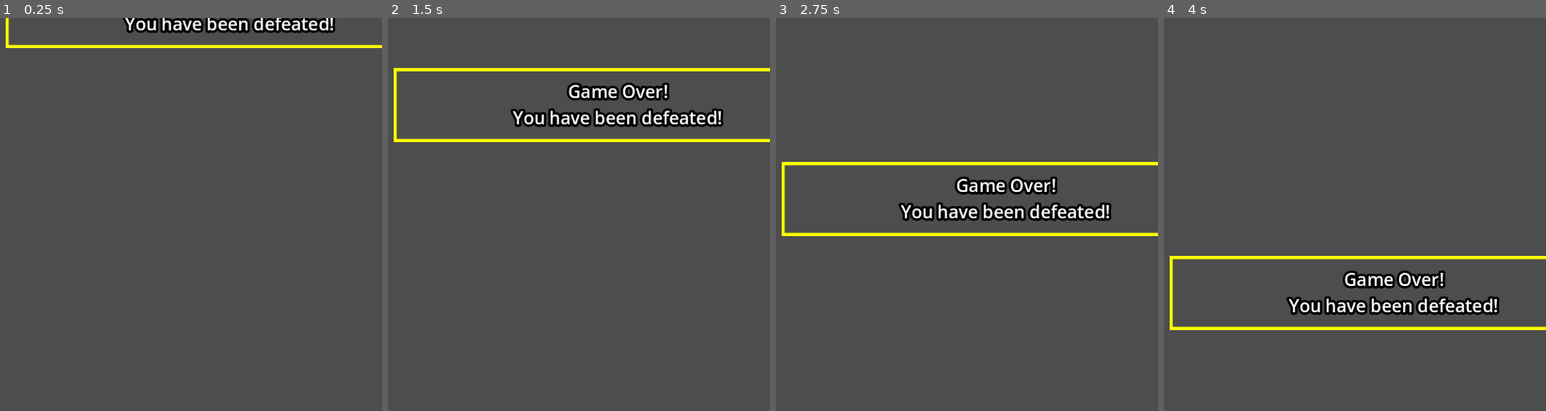
Above: before the commit, frames 1-4 (left to right).
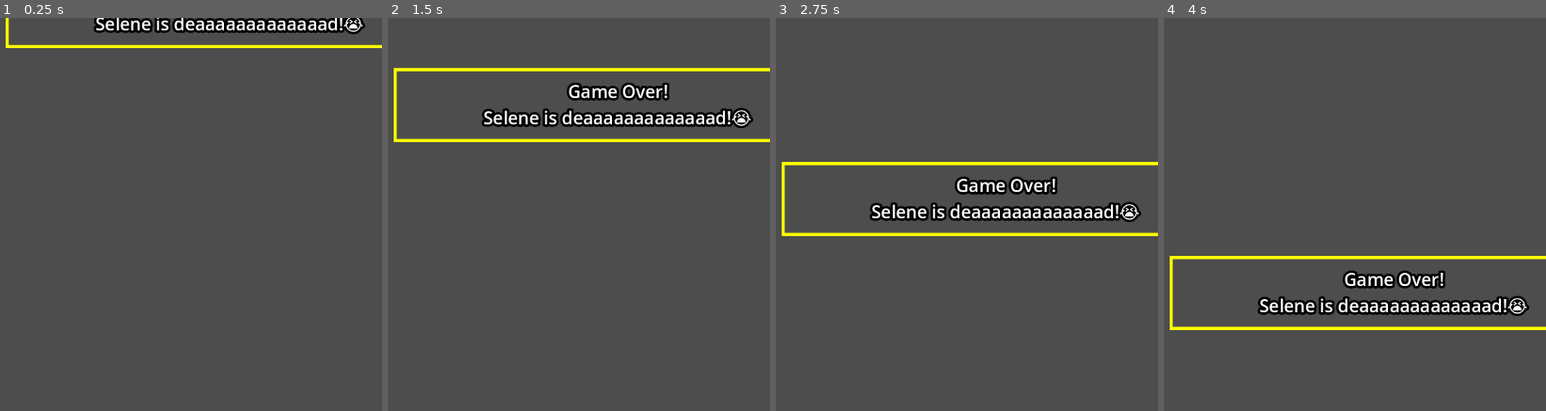
Above: after the commit, the same moments.

Repository: Abdullah-Ha00/the_fairy_orion
Game: Godot game, scene res://scenes/end_game/end_game.tscn
The game is run twice, just before and just after one commit, with the same random seed, the same clock (stepped at 60 frames per second) and the same inputs. This scene is started directly instead of the project's main scene.
Inputs:
- Up to frame 1 (0.25 s): no input
- Up to frame 2 (1.5 s): tap Enter (accept) at 0.5 s; hold Right (right) 0.53-1.28 s; hold Enter (accept) 0.53-1.28 s; tap Space (attach action) at 0.8, 1.35 s; hold Down (down) from 1.28 s (still down)
- Up to frame 3 (2.75 s): tap Enter (accept) at 1.55 s; release Down (down) at 2.03 s; hold Right (right) from 2.03 s (still down); hold Enter (accept) from 2.03 s (still down); tap Space (attach action) at 2.3 s
- Up to frame 4 (4 s): release Right (right) at 2.78 s; release Enter (accept) at 2.78 s; hold Up (up) 2.78-3.53 s; tap E (advance_dialogue) at 2.85 s; tap Enter (accept) at 3.05 s; hold Left (left) from 3.53 s (still down); hold Space (attach action) from 3.53 s (still down)

The runs differ from the first frame. In frame 1, 1.9% of the frame differs, in the area x 24-96%, y 0-5%; in frame 2, 2.1%; in frame 3, 2.1%; in frame 4, 2.2%, in the area x 24-96%, y 70-76%.

Commit message:
refactor code
refactor game logic

Diff:
--- a/globals/global_functions.gd
+++ b/globals/global_functions.gd
@@ -13,6 +13,7 @@
 var is_parrot_already_hit:bool
 var is_parrot_dialogues_finished:bool
 var is_monster_dialogues_finished:bool
+var dialogues_scene: PackedScene = preload("res://scenes/dialogues/dialogues.tscn")
 
 
 func check_arrow_buttons_collision(arrow:TextureRect):
--- a/globals/global_stats.gd
+++ b/globals/global_stats.gd
@@ -1,12 +1,9 @@
 extends Node
 var score:int
 var high_score:int
-var body_stats:Dictionary= {
-	"monster":{
-		"health":null,
-		"half-health":null,
-
-	}
-
-
-}
+var dialogues= ["reset","intro", "second_phase", "parrot_hurt"]
+var selected_dialogue:String
+var dead_body: Node
+var parrot_node:Node
+var fairy_node:Node
+var monster_node:Node
--- a/project.godot
+++ b/project.godot
@@ -25,7 +25,6 @@
 
 window/size/viewport_width=1200
 window/size/viewport_height=800
-window/size/mode=3
 window/stretch/scale_mode="integer"
 
 [input]
--- a/scenes/dialogues/dialogues.gd
+++ b/scenes/dialogues/dialogues.gd
@@ -22,7 +22,6 @@
 	if can_start or Input.is_action_pressed("accept"):
 		get_tree().paused = false
 		GlobalFunctions.can_press_pause = true
-		GlobalFunctions.is_game_started = false
 		queue_free()
 
 func _input(event: InputEvent) -> void:
@@ -61,12 +60,20 @@
 	GlobalFunctions.can_press_pause = false
 
 func select_dialogue():
-	if GlobalFunctions.is_game_started:
-		selected_dialogues = dialogues_intro
-		$DialogueScreenComponents/ButtonsDescription.show()
-	elif GlobalFunctions.is_parrot_hit and not GlobalFunctions.is_parrot_dialogues_finished:
-		selected_dialogues = dialogues_monster_parrot_hit
-		GlobalFunctions.is_parrot_dialogues_finished = true
-	elif GlobalFunctions.is_monster_half_health and not GlobalFunctions.is_monster_dialogues_finished:
-		selected_dialogues = dialogues_monster_half_health
-		GlobalFunctions.is_monster_dialogues_finished = true
+	match GlobalStats.selected_dialogue:
+			"intro":
+				selected_dialogues = dialogues_intro
+				$DialogueScreenComponents/ButtonsDescription.show()
+			"second_phase":
+				selected_dialogues = dialogues_monster_half_health
+	#elif GlobalFunctions.is_parrot_hit and not GlobalFunctions.is_parrot_dialogues_finished:
+		#selected_dialogues = dialogues_monster_parrot_hit
+		#GlobalFunctions.is_parrot_dialogues_finished = true
+	#elif GlobalFunctions.is_monster_half_health and not GlobalFunctions.is_monster_dialogues_finished:
+		#selected_dialogues = dialogues_monster_half_health
+		#GlobalFunctions.is_monster_dialogues_finished = true
+
+	reset_dialogues()
+
+func reset_dialogues():
+	GlobalStats.selected_dialogue = GlobalStats.dialogues[0]
--- a/scenes/end_game/end_game.gd
+++ b/scenes/end_game/end_game.gd
@@ -38,12 +38,14 @@
 	get_tree().change_scene_to_file("res://scenes/menu/main_menu.tscn")
 
 func _select_text():
-	if GlobalFunctions.fairy_health <=0:
-		$TextResult.text = fairy_down_text
-	elif GlobalFunctions.parrot_health <=0:
-		$TextResult.text = parrot_down_text
-	elif GlobalFunctions.monster_health <=0:
-		$TextResult.text = monster_down_text
+	match GlobalStats.dead_body:
+		GlobalStats.parrot_node:
+			$TextResult.text = parrot_down_text
+		GlobalStats.monster_node:
+			$TextResult.text = monster_down_text
+		GlobalStats.fairy_node:
+			$TextResult.text = fairy_down_text
+
 
 func show_high_score_label():
 	$NewHighScoreLabel.global_position = Vector2(600,700)
@@ -55,3 +57,11 @@
 	GlobalFunctions.high_score = high_score
 	$ScoreDisplay/ScoreNumber.text  =str(GlobalFunctions.score)
 	$ScoreDisplay/HIghScoreNumber.text = str(GlobalFunctions.high_score)
+#func test_new():
+	#match GlobalStats.dead_body:
+		#GlobalStats.parrot_node:
+			#$TextResult.text = fairy_down_text
+		#GlobalStats.monster_node:
+			#$TextResult.text = monster_down_text
+		#GlobalStats.fairy_node:
+			#$TextResult.text = fairy_down_text
--- a/scenes/menu/main_menu.gd
+++ b/scenes/menu/main_menu.gd
@@ -27,5 +27,5 @@
 		button.pressed.connect(_on_button_pressed.bind(button))
 
 func initialize_game_state():
-	GlobalFunctions.is_game_started = true
+	GlobalStats.selected_dialogue = GlobalStats.dialogues[1]
 	GlobalFunctions.is_game_finished = false
--- a/scenes/monster/monster.gd
+++ b/scenes/monster/monster.gd
@@ -15,11 +15,16 @@
 	set(value):
 		health=clamp(value,0,_health)
 var half_health:float = health / 2.0
+var states:Array = ["normal", "second_phase", "dead"]
+var current_state:String
+var process = true
 
 func _ready() -> void:
 	GlobalFunctions.monster_half_health = int(half_health)
 	GlobalFunctions.monster_health = health
 	GlobalFunctions.is_monster_half_health = false
+	GlobalStats.monster_node = self
+	current_state = states[0]
 	position = Vector2(1200,500)
 	$OrbCoolDown.wait_time = orb_cooldown_start
 	$OrbCoolDown.start()
@@ -33,6 +38,9 @@
 func _process(_delta: float) -> void:
 	GlobalFunctions.monster_health = health
 	move_and_slide()
+	if health <=int(half_health) and process:
+		current_state = states[1]
+
 
 func _orb_cool_down_timeout() -> void:
 	var orb_cooldown_time = randi_range(1,3)
--- a/scenes/parrot/parrot.gd
+++ b/scenes/parrot/parrot.gd
@@ -1,17 +1,23 @@
 extends CharacterBody2D
 var is_enemy = false
 var is_ally = true
+var states:Array = ["normal", "hit"]
+var current_state:String
+var current_health:int
+var process = true
 var _health = 20
 var health = _health:
 	set(value):
 		health = clamp(value, 0, _health)
-		GlobalFunctions.is_parrot_hit = true
 @onready var seconds_left = int($TimeLeft.time_left)
 
 
 func _ready() -> void:
-	GlobalFunctions.is_parrot_already_hit = true
-	GlobalFunctions.is_parrot_hit = false
+	#GlobalFunctions.is_parrot_already_hit = true
+	#GlobalFunctions.is_parrot_hit = false
+	GlobalStats.parrot_node = self
+	current_health = health
+	current_state = states[0]
 	position = Vector2(940,66)
 	$HealthUI/HealthBar.max_value = health
 	$TimerUI/TimeBar.max_value = seconds_left
@@ -21,11 +27,17 @@
 
 func _process(_delta: float) -> void:
 	update_parrot_timer()
-	GlobalFunctions.parrot_health = health
+
+	if current_health !=health and  process:
+		current_state = states[1]
+		print(current_state)
+		process =false
+
 
 func _on_time_left_timeout() -> void:
 	health = 0
 	update_health_text()
+
 func update_parrot_timer():
 	seconds_left = round($TimeLeft.time_left)
 	$TimerUI/SecondsLeft.text = str(seconds_left)
--- a/scenes/player/fairy_boy.gd
+++ b/scenes/player/fairy_boy.gd
@@ -22,6 +22,7 @@
 	$SwordLight.visible = false
 	$UI/HealthBar.max_value = health
 	$UI/MagicBar.max_value = magic
+	GlobalStats.fairy_node = self
 	update_health_text()
 	update_magic_text()
 
--- a/scenes/test/dialogue_texts.gd
+++ b/scenes/test/dialogue_texts.gd
@@ -7,32 +7,48 @@
 var number = 0
 var result_text =""
 var can_skip = false
+enum MonsterStates {NORMAL, SECONDPHASE, DEAD}
+enum FairyStates {NORMAL,SHOCK, DEAD}
+enum ParrotStates {IDLE, HIT,DEAD}
+enum WallStates {IDLE, MOVING}
+var target_dead:String
 
 func _ready() -> void:
-	pass
-	#await get_tree().create_timer(1).timeout
-	#display_dialogue()
+	var fairy_status = FairyStates.DEAD
+	if fairy_status ==FairyStates.DEAD:
+		target_dead = "Fairy"
+	print(target_dead)
+	match target_dead:
+		"Monster":
+			print("tuj")
+		"Fairy":
+			print("rara")
+		"Parrot":
+			print("hiai")
+
+	await get_tree().create_timer(1).timeout
+	display_dialogue()
 
 
 func _process(_delta: float) -> void:
 	pass
-#func display_dialogue():
-	#for words in strings[number]:
-		#await get_tree().create_timer(0.01).timeout
-		#result_text += words
-		#text = result_text
-		#$CanPressSpaceTimer.start()
+func display_dialogue():
+	for words in strings[number]:
+		await get_tree().create_timer(0.01).timeout
+		result_text += words
+		text = result_text
+		$CanPressSpaceTimer.start()
 
-#func _input(event: InputEvent) -> void:
-	#if event.is_action_pressed("attach action") and can_skip:
-		#if number<int(strings.size())-1:
-			#number +=1
-			#display_dialogue()
-			#result_text = ""
-			#can_skip = false
-		#else :
-			#get_tree().quit()
-	#
+func _input(event: InputEvent) -> void:
+	if event.is_action_pressed("attach action") and can_skip:
+		if number<int(strings.size())-1:
+			number +=1
+			display_dialogue()
+			result_text = ""
+			can_skip = false
+		else :
+			get_tree().quit()
 
-#func _on_can_press_space_timer_timeout() -> void:
-	#can_skip = true # Replace with function body.
+
+func _on_can_press_space_timer_timeout() -> void:
+	can_skip = true # Replace with function body.
--- a/scenes/world/world.gd
+++ b/scenes/world/world.gd
@@ -5,14 +5,15 @@
 var dialogues_scene: PackedScene = preload("res://scenes/dialogues/dialogues.tscn")
 var shock_damage = 5
 var fence_speed = 50
-var monster_node:Node
-
+var monster_state:String
+var parrot_state:String
+var parrot_hit_processed = false
+var process = true
 
 func _ready() -> void:
 	GlobalFunctions.score = 0
 	$ShootingStars.emitting = true
 	Input.set_mouse_mode(Input.MOUSE_MODE_CAPTURED)
-	monster_node = $Monster
 	initialize_dialogues()
 
 	#print(high_score)
@@ -27,22 +28,30 @@
 
 
 func _process(_delta: float) -> void:
+	update_body_states()
 	for body in get_tree().get_nodes_in_group("Body"):
 		if body.health <=0:
 			GlobalFunctions.is_game_finished = true
+			GlobalStats.dead_body = body
 			body.queue_free()
 			get_score()
 			await get_tree().create_timer(0.1).timeout
 			display_game_result()
 
-	if GlobalFunctions.monster_health <=GlobalFunctions.monster_half_health and not GlobalFunctions.is_monster_half_health:
-		increase_monster_speed()
-		GlobalFunctions.is_monster_half_health =true
-		_load_dialogues_scene()
+	#if GlobalFunctions.monster_health <=GlobalFunctions.monster_half_health and not GlobalFunctions.is_monster_half_health:
+		#increase_monster_speed()
+		#GlobalFunctions.is_monster_half_health =true
+		#_load_dialogues_scene()
 
-	if GlobalFunctions.is_parrot_hit and GlobalFunctions.is_parrot_already_hit:
-		_load_dialogues_scene()
-		GlobalFunctions.is_parrot_already_hit= false
+	#if GlobalFunctions.is_parrot_hit and GlobalFunctions.is_parrot_already_hit:
+		#_load_dialogues_scene()
+		#GlobalFunctions.is_parrot_already_hit= false
+	if  monster_state== "second_phase":
+		begin_second_phase()
+
+	if parrot_state =="hit":
+		parrot_hit()
+
 
 func _sword_beam_action(pos) -> void:
 	var sword_beam_instance = sword_beam_scene.instantiate()
@@ -59,10 +68,13 @@
 		var fence_animation_tween=create_tween()
 		fence_animation_tween.tween_property($Fence,"position:x",$Fence.position.x-fence_speed,2)
 				#$Fence.position.x -= 50
-func increase_monster_speed():
-	if is_instance_valid(monster_node):
+func begin_second_phase():
+	if is_instance_valid(GlobalStats.monster_node) and process:
 		$Monster.speed = 650
 		$Fence/MoveLeft.start()
+		GlobalStats.selected_dialogue = GlobalStats.dialogues[2]
+		_load_dialogues_scene()
+		process = false
 
 func get_score():
 		if $Monster.health <=0:
@@ -81,3 +93,13 @@
 func initialize_dialogues():
 	GlobalFunctions.is_parrot_dialogues_finished = false
 	GlobalFunctions.is_monster_dialogues_finished = false
+
+func update_body_states():
+	if is_instance_valid(GlobalStats.monster_node):
+		monster_state = GlobalStats.monster_node.current_state
+	if is_instance_valid(GlobalStats.parrot_node):
+		parrot_state = GlobalStats.parrot_node.current_state
+func parrot_hit():
+	if not parrot_hit_processed:
+		print("tuj")
+		parrot_hit_processed = true
